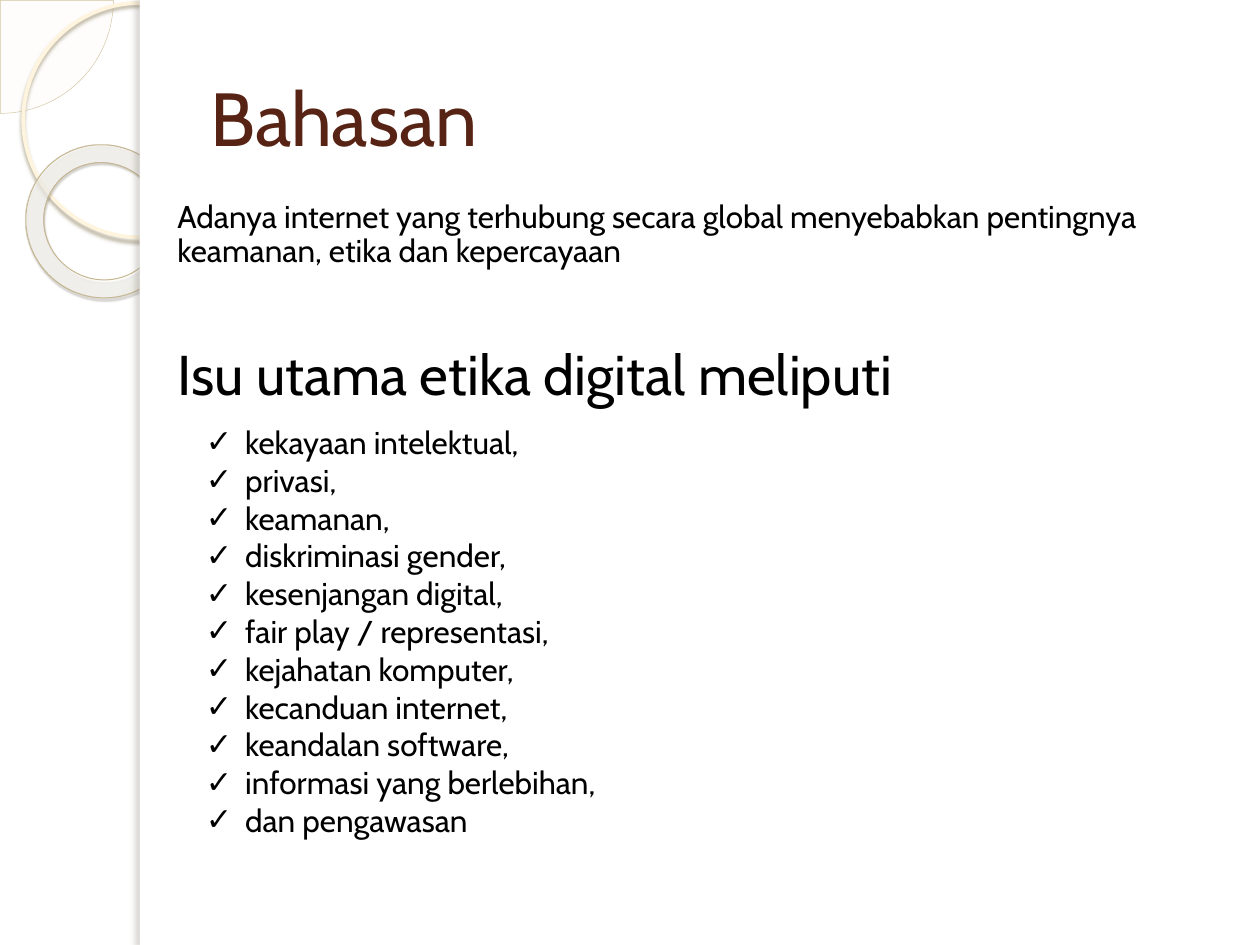
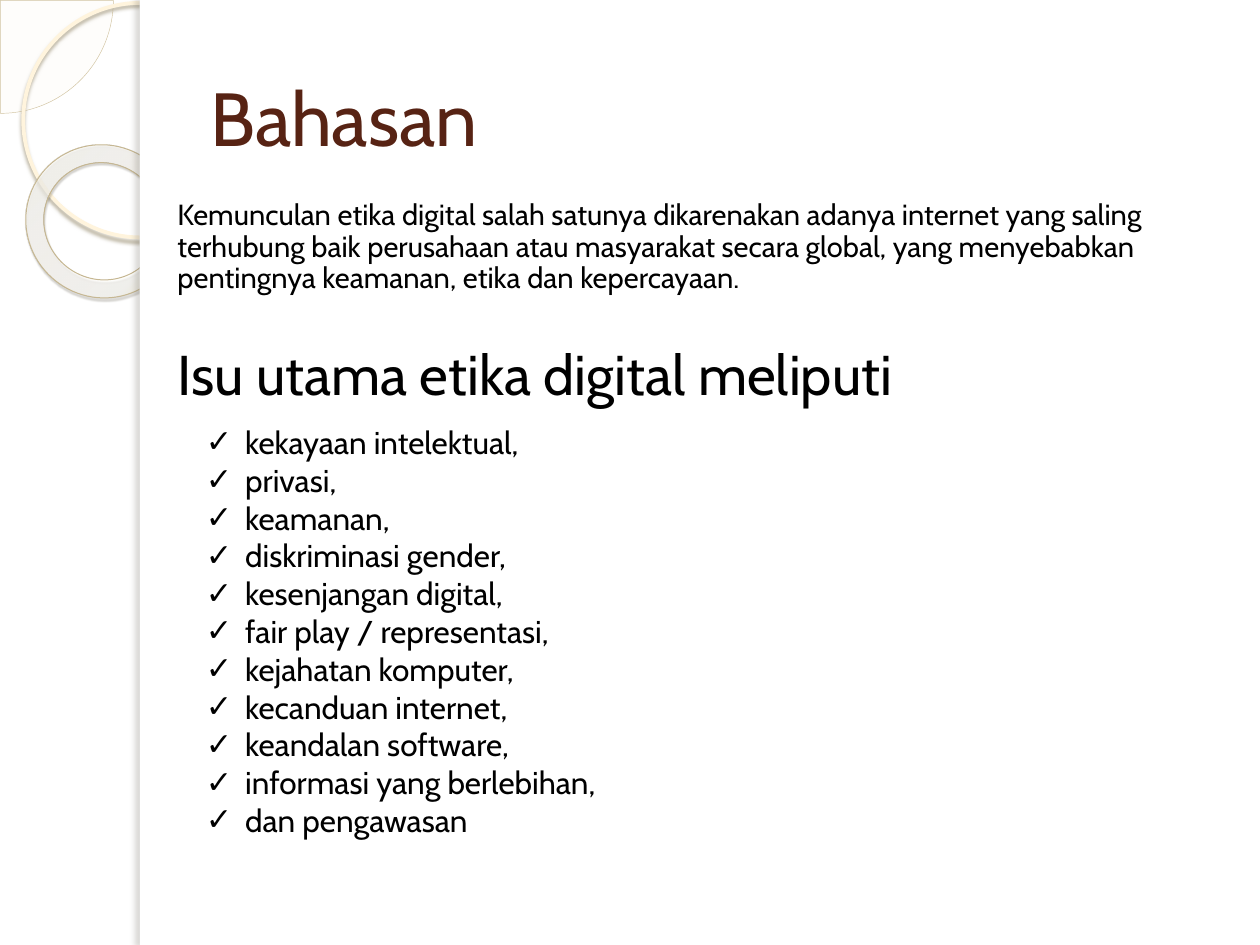
Before and after one commit to hallimah/Etika_Digital, a slide deck: slide 4 of Etika Digital.pptx. Drawn at 1260x945 pixels with LibreOffice and Linux fonts; fonts in the diff are those of the drawing; background and template pictures are left out. Boxes give left, top, right and bottom in pixels: in the first picture for what was removed or moved away, otherwise in the second. Text is boxed around its words. In the diff, an @@ line names an element or a change of style, - is before the commit and + after.

```diff
--- a/Etika Digital.pptx
+++ b/Etika Digital.pptx
@@ text at (x1=177, y1=203, x2=1142, y2=295): text changed; size 18 to 16.6 pt @@
-Adanya internet yang terhubung secara global menyebabkan pentingnya keamanan, etika dan kepercayaan
+Kemunculan etika digital salah satunya dikarenakan adanya internet yang saling terhubung baik perusahaan atau masyarakat secara global, yang menyebabkan pentingnya keamanan, etika dan kepercayaan.
```
Also in this commit, not shown: 4 other slides changed, 1 other file.
